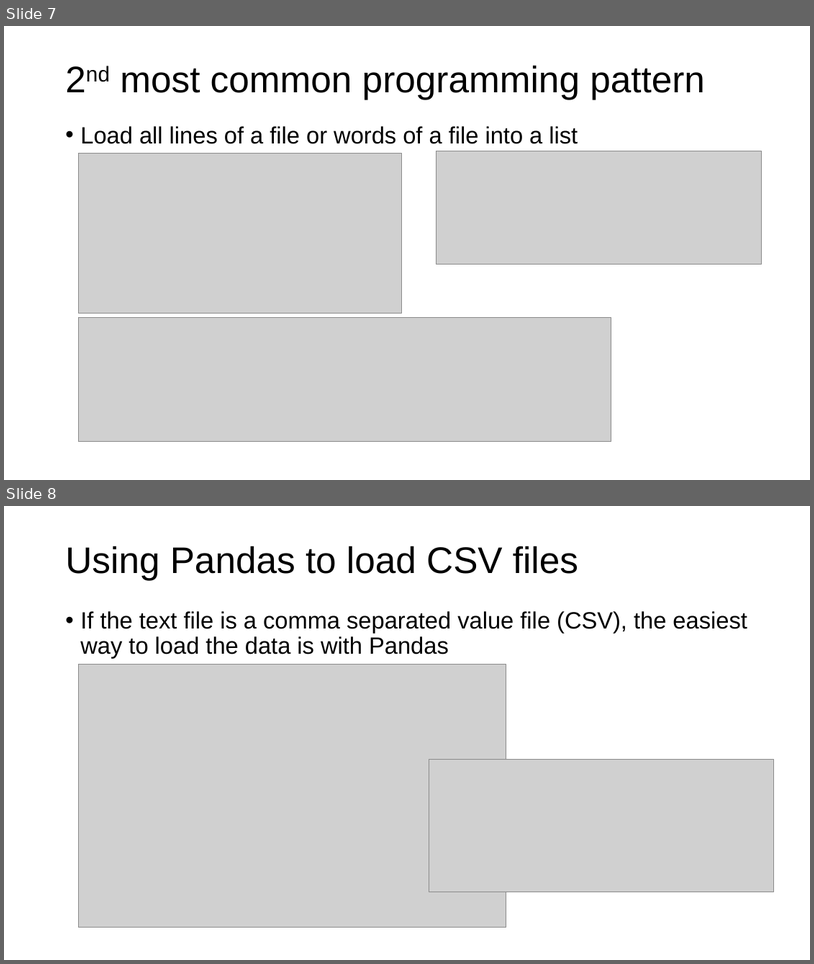
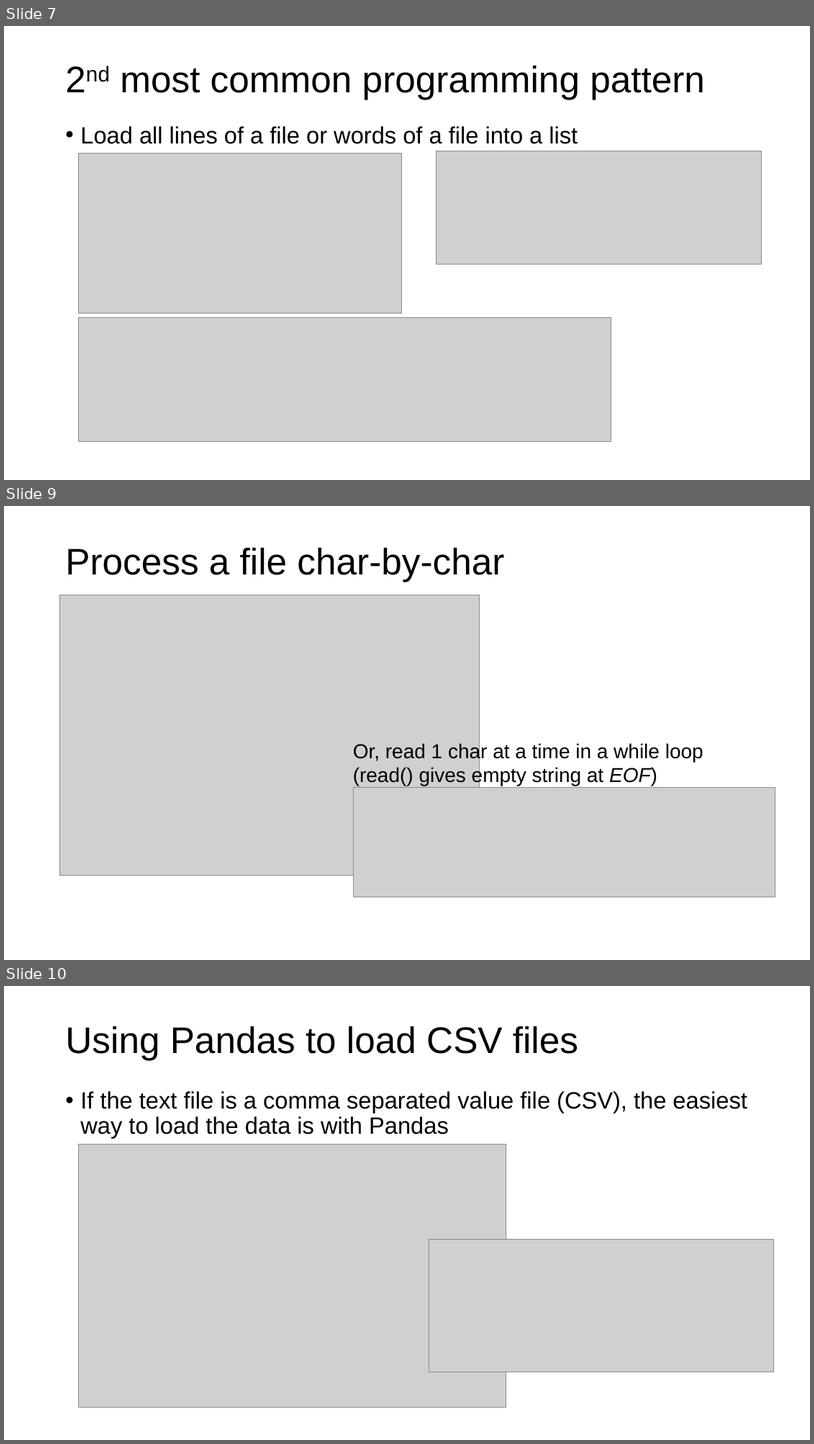
Before and after one commit to parrt/msds501, a slide deck: slides/files.pptx. Shown one above the other, each under a label of ours: slides 7 and 8 before the commit, slides 7, 9 and 10 after it; the slides between them are not shown. The pictures are 814x964 and 814x1444 pixels, drawn with LibreOffice and Linux fonts; fonts in the diff are those of the drawing; grey boxes stand for pictures; background and template pictures are left out. Boxes give left, top, right and bottom in pixels: in the first picture for what was removed or moved away, otherwise in the second. Text is boxed around its words. In the diff, an @@ line names an element or a change of style, - is before the commit and + after.

```diff
--- a/slides/files.pptx
+++ b/slides/files.pptx
@@ slide 9 added at (x1=4, y1=506, x2=810, y2=960), background #FFFFFF @@
@@ title added at (x1=65, y1=547, x2=504, y2=582), 44 pt, text #000000 @@
+Process a file char-by-char
@@ picture added at (x1=59, y1=595, x2=479, y2=875) @@
@@ text added at (x1=353, y1=742, x2=704, y2=785), 24 pt, text #000000 @@
+Or, read 1 char at a time in a while loop
+(read() gives empty string at EOF)
@@ picture added at (x1=354, y1=788, x2=775, y2=897) @@
@@ what was slide 8 is now slide 10 @@
```
Also in this commit, not shown: 4 slides changed, 4 other files.
